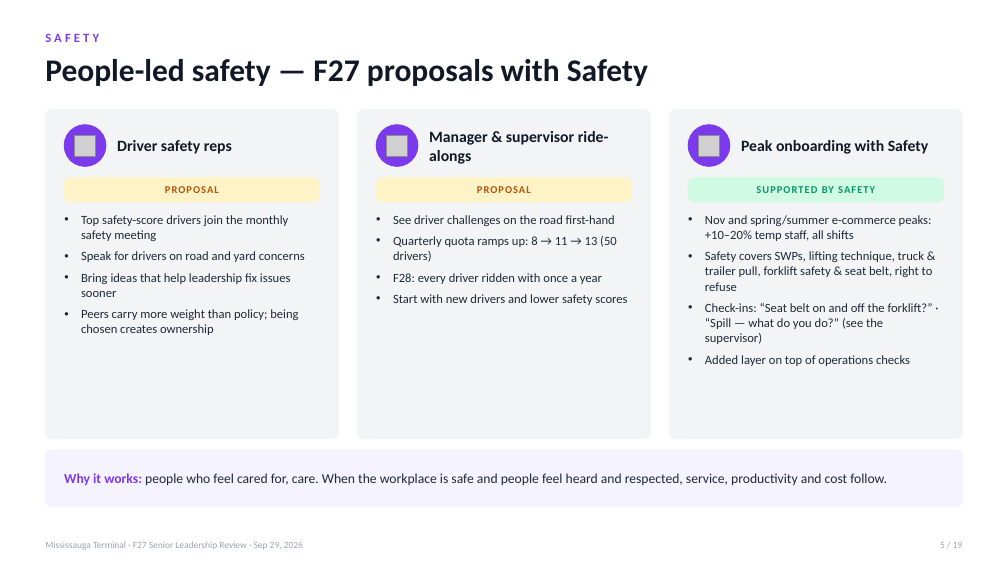
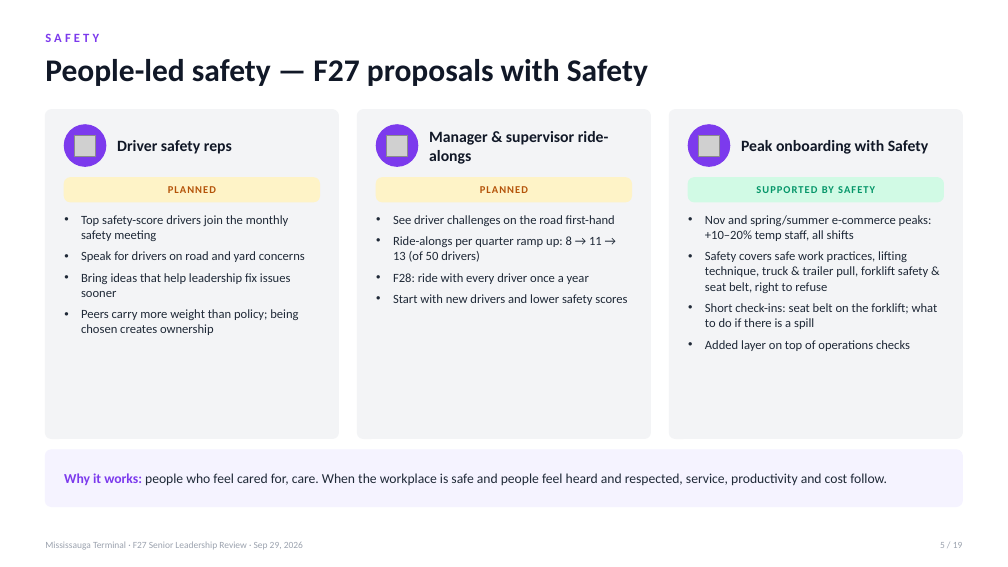
Before and after one commit to FuoriclasseX/mississauga-terminal-f26-cost-transformation-dashboard, a slide deck: slide 5 of presentation/Mississauga_F27_Leadership_Review_Sep29.pptx. Drawn at 1008x567 pixels with LibreOffice and Linux fonts; fonts in the diff are those of the drawing; grey boxes stand for pictures. Boxes give left, top, right and bottom in pixels: in the first picture for what was removed or moved away, otherwise in the second. Text is boxed around its words. In the diff, an @@ line names an element or a change of style, - is before the commit and + after.

```diff
--- a/presentation/Mississauga_F27_Leadership_Review_Sep29.pptx
+++ b/presentation/Mississauga_F27_Leadership_Review_Sep29.pptx
@@ text at [168, 186, 216, 193]: text changed @@
-PROPOSAL
+PLANNED
@@ text at [480, 186, 528, 193]: text changed @@
-PROPOSAL
+PLANNED
@@ text at [393, 236, 602, 284]: text changed @@
-• Quarterly quota ramps up: 8 → 11 → 13 (50 drivers)
-• F28: every driver ridden with once a year
+• Ride-alongs per quarter ramp up: 8 → 11 → 13 (of 50 drivers)
+• F28: ride with every driver once a year
@@ text at [705, 251, 938, 329]: text changed @@
-• Safety covers SWPs, lifting technique, truck & trailer pull, forklift safety & seat belt, right to refuse
-• Check-ins: “Seat belt on and off the forklift?” · “Spill — what do you do?” (see the supervisor)
+• Safety covers safe work practices, lifting technique, truck & trailer pull, forklift safety & seat belt, right to refuse
+• Short check-ins: seat belt on the forklift; what to do if there is a spill
```
Also in this commit, not shown: 14 other slides changed, 1 other file.
